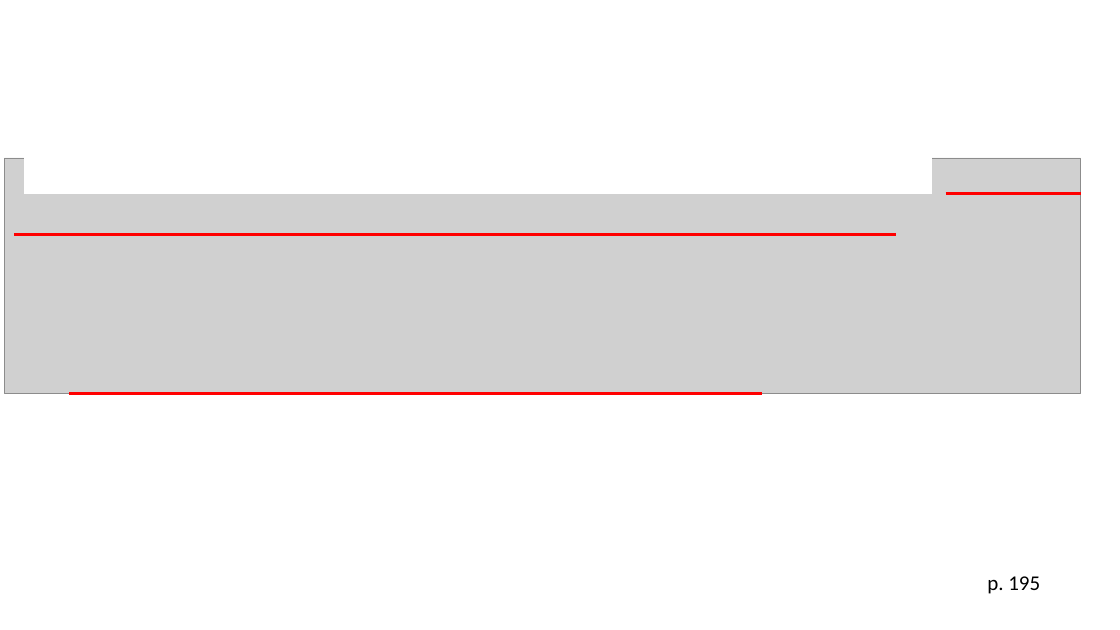
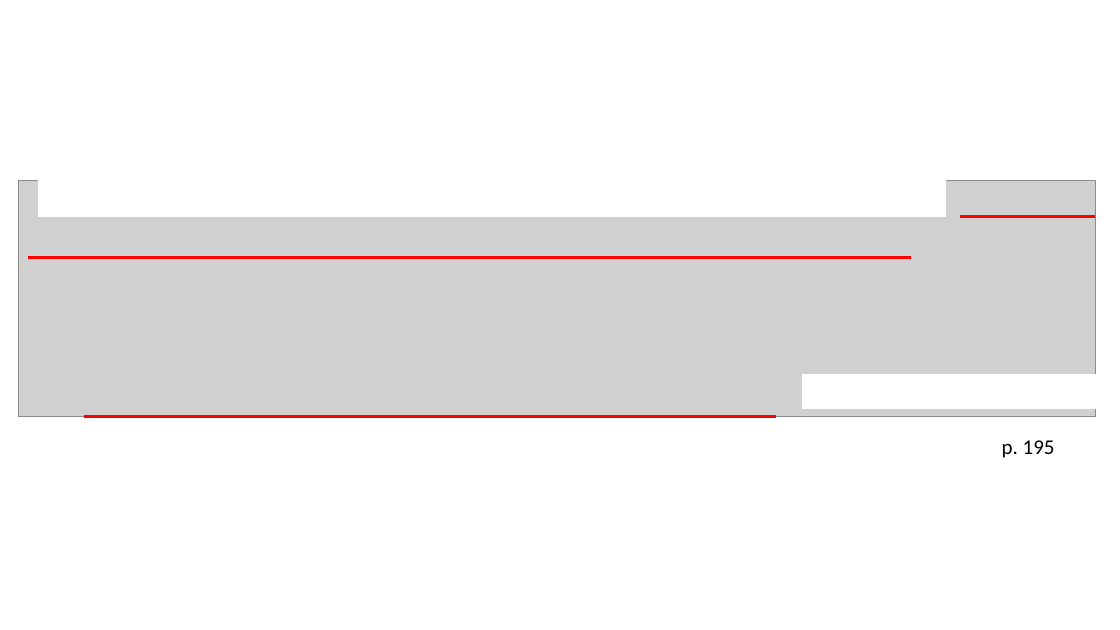
Before and after one commit to zaboltar/zaboltar.github.io, a slide deck: slide 17 of assets uarm/2023 2 UarmPCrit/Taylor - Era Secular 3 y 5.pptx (slide 15 before the commit). Drawn at 1120x630 pixels with LibreOffice and Linux fonts; fonts in the diff are those of the drawing; grey boxes stand for pictures. Boxes give left, top, right and bottom in pixels: in the first picture for what was removed or moved away, otherwise in the second. Text is boxed around its words. In the diff, an @@ line names an element or a change of style, - is before the commit and + after.

```diff
--- a/assets uarm/2023 2 UarmPCrit/Taylor - Era Secular 3 y 5.pptx
+++ b/assets uarm/2023 2 UarmPCrit/Taylor - Era Secular 3 y 5.pptx
@@ 3 lines, 1 picture, 1 rectangle: place and size @@
-3 lines, 1 picture, 1 rectangle at box(4, 158, 1081, 394)
+3 lines, 1 picture, 1 rectangle at box(19, 181, 1096, 417)
@@ rectangle added at box(803, 375, 1096, 408), fill #FFFFFF, outline #FFFFFF 1 pt @@
@@ text "p. 195": place and size @@
-text "p. 195" at box(987, 576, 1040, 594)
+text "p. 195" at box(1002, 440, 1055, 458)
```
Also in this commit, not shown: 11 other slides changed, 3 slides added, 1 slide removed, 8 other files.
